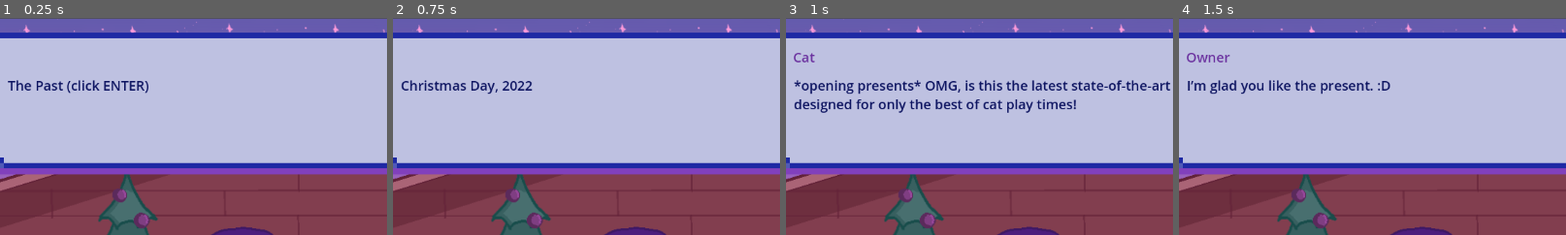
Above: before the commit, frames 1-4 (left to right).
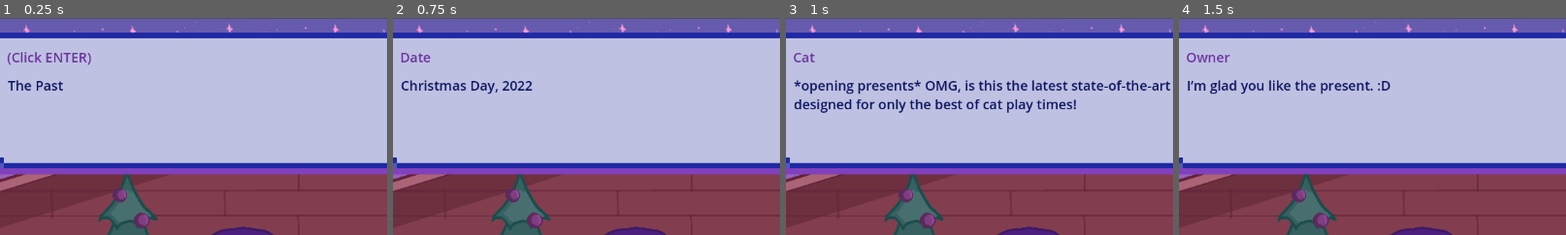
Above: after the commit, the same moments.

Repository: purple-affogato/magic-xmas-cat-game
Game: Godot game, scene res://past_level.tscn
The game is run twice, just before and just after one commit, with the same random seed, the same clock (stepped at 60 frames per second) and the same inputs. This scene is started directly instead of the project's main scene.
Inputs:
- Up to frame 1 (0.25 s): no input
- Up to frame 2 (0.75 s): tap Enter (ui_accept) at 0.5 s; hold Right (ui_right) from 0.53 s (still down); tap Q (normal_attack) at 0.6 s
- Up to frame 3 (1 s): keep holding Right (ui_right); tap Enter (ui_accept) at 0.77 s
- Up to frame 4 (1.5 s): tap Enter (ui_accept) at 1.25 s; release Right (ui_right) at 1.28 s; hold Down (ui_down) from 1.28 s (still down); tap Q (normal_attack) at 1.35 s
The pictures show only the part of the screen within x 12-62%, y 0-50%; the shares and areas given below are measured in that part.

The runs differ from the first frame. In frame 1, 1.0% of the frame differs, in the area x 2-39%, y 15-35%; in frame 2, 0.2%; in frame 3, nothing differs; in frame 4, nothing differs.

Commit message:
added tutorial and stage end

Diff:
--- a/past_level.gd
+++ b/past_level.gd
@@ -1,8 +1,8 @@
 extends Node2D
 
 var start_dia = [
-	" ","The Past (click ENTER)",
-	" ","Christmas Day, 2022",
+	"(Click ENTER)","The Past",
+	"Date","Christmas Day, 2022",
 	"Cat", "*opening presents* OMG, is this the latest state-of-the-art ball of yarn, specially designed for only the best of cat play times!",
 	"Owner", "I’m glad you like the present. :D",
 	"Owner", "But I also have another special gift for you. Just wait while I go get it.",
@@ -10,7 +10,11 @@
 	" ", "*Owner walks away*",
 	" ", "*Boom*",
 	"Cat", "!!! What was that sound?!",
-	"Owner", "Be careful! The enemies of Christmas are attacking us!"]
+	"Owner", "Be careful! The enemies of Christmas are attacking us!",
+	"Tutorial","Use the arrow keys to move!",
+	"Tutorial","Attack with Q and E!",
+	"Tutorial", "But most importantly, don't die!"
+	]
 var end_dia = [
 	" ", "*Screaming*",
 	"Cat", "Oh no! What happened?!",
@@ -23,6 +27,7 @@
 var ph
 var dia
 var player_hp
+var kills
 
 func _process(delta):
 	if ph == Phase.START:
@@ -31,9 +36,20 @@
 			ph = Phase.BATTLE
 			$Cat.set_process(true)
 	elif ph == Phase.BATTLE:
+		print(player_hp," ",kills)
+		if kills >= 3:
+			remove_enemies()
+			$Cat.set_process(false)
+			ph = Phase.END
+			return
 		spawn_enemies()
 		handle_foxes()
-		print(player_hp)
+	else:
+		if !dia.reading:
+			get_tree().change_scene_to_file("res://present_level.tscn")
+		elif !dia.visible:
+			dia.visible = true
+			dia.start_reading(end_dia)
 
 func spawn_enemies():
 	var fox = preload("res://fox.tscn").instantiate()
@@ -42,6 +58,10 @@
 		fox.position = $SpawnPoint1.position
 		fox.add_to_group("firefox")
 
+func remove_enemies():
+	var foxes = get_tree().get_nodes_in_group("firefox")
+	for f in foxes:
+		f.queue_free()
 
 func handle_foxes():
 	var foxes = get_tree().get_nodes_in_group("firefox")
@@ -55,3 +75,4 @@
 	dia.start_reading(start_dia)
 	$Cat.set_process(false)
 	player_hp = 100
+	kills = 0
